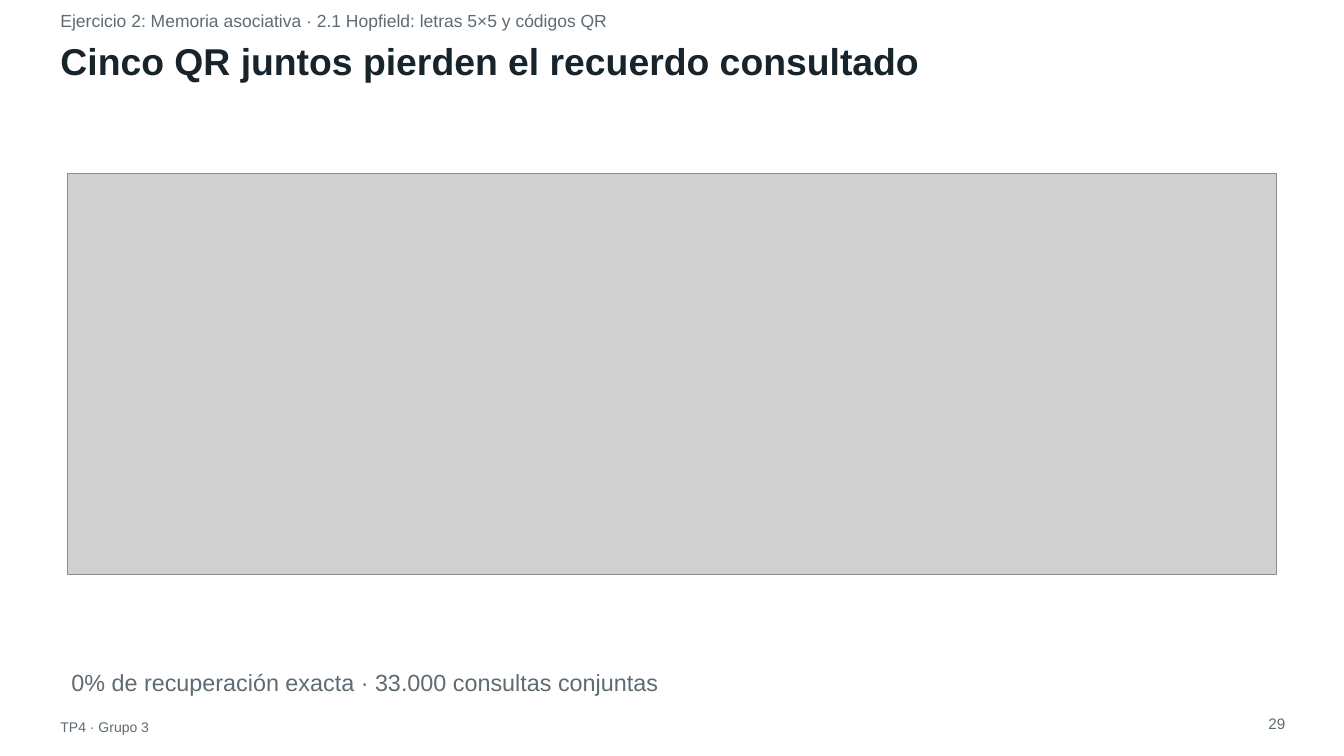
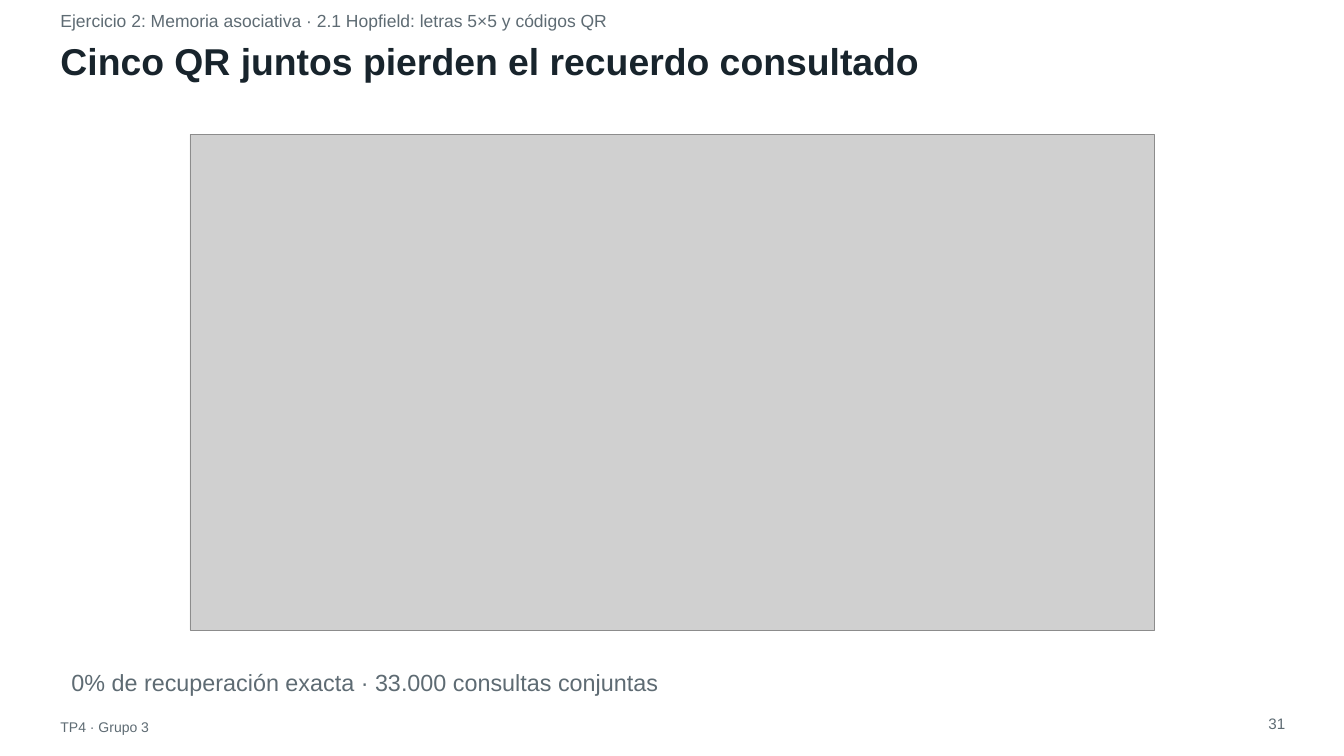
Before and after one commit to ldicandia/SIA-G3, a slide deck: slide 31 of TP4/docs/presentacion/TP4-presentacion.pptx (slide 29 before the commit). Drawn at 1344x756 pixels with LibreOffice and Linux fonts; fonts in the diff are those of the drawing; grey boxes stand for pictures. Boxes give left, top, right and bottom in pixels: in the first picture for what was removed or moved away, otherwise in the second. Text is boxed around its words. In the diff, an @@ line names an element or a change of style, - is before the commit and + after.

```diff
--- a/TP4/docs/presentacion/TP4-presentacion.pptx
+++ b/TP4/docs/presentacion/TP4-presentacion.pptx
@@ picture: place and size @@
-picture at box(67, 173, 1277, 574)
+picture at box(190, 134, 1154, 630)
@@ text at box(1268, 718, 1285, 729): text changed @@
-29
+31
```
Also in this commit, not shown: 9 other slides changed, 5 slides added, 6 other files.
